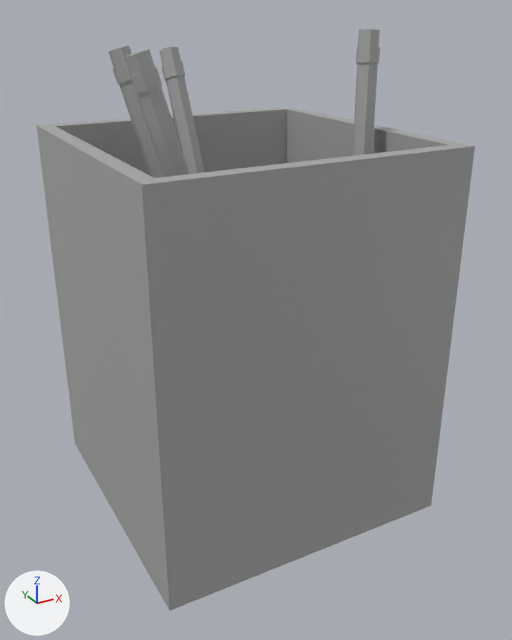
The FBX model WS_RLT/Assets/LA/Meshes/SM_Pen_Holder.fbx, before and after one commit.
The view is the same before and after, from a 50 mm camera at (-0.126, -0.244, 0.198) aimed at (0.003, -0.009, 0.08). The lights are fixed; the arrows at lower left show +X, +Y and +Z. Where no turn or scale is listed for an object, it has been applied to the vertices.
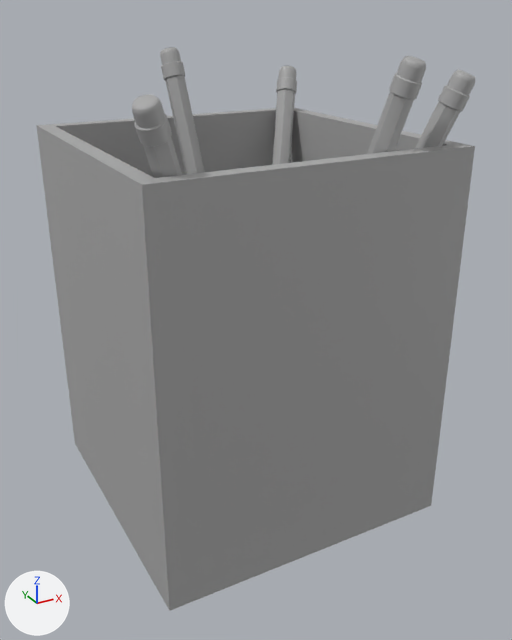
What differs and where, as boxes (x1, y1, x2, y2) in the pictures (512 x 640 px):
'pCylinder5', deleted: before (126, 49, 189, 177)
'pCylinder23', added: after (367, 56, 426, 154)
'pCylinder4', deleted: before (352, 29, 380, 156)
'pCylinder20', added: after (132, 94, 182, 178)
'pCylinder7', deleted: before (108, 46, 166, 178)
'pCylinder21', added: after (415, 69, 476, 149)
'pCylinder22', added: after (272, 65, 297, 165)

The change, as a list of edits to the scene's bpy script:
```text
Add me_mesh_002_1:
    me_mesh_002_1.from_pydata(...)  # 128 vertices, 126 faces; spans x -0.065..0.0, y -0.05..0.0, z 0.0..0.172
    me_mesh_002_1.materials.append(mat_standardsurface1)  # grey #aaaaaa
Add me_mesh_005:
    me_mesh_005.from_pydata(...)  # 128 vertices, 126 faces; spans x -0.001..0.033, y -0.052..0.0, z 0.0..0.18
    me_mesh_005.materials.append(mat_standardsurface1)  # grey #aaaaaa
Add me_mesh_003_1:
    me_mesh_003_1.from_pydata(...)  # 128 vertices, 126 faces; spans x 0.0..0.056, y -0.051..0.0, z 0.0..0.175
    me_mesh_003_1.materials.append(mat_standardsurface1)  # grey #aaaaaa
Add me_mesh_004_1:
    me_mesh_004_1.from_pydata(...)  # 128 vertices, 126 faces; spans x 0.0..0.055, y 0.0..0.069, z 0.0..0.17
    me_mesh_004_1.materials.append(mat_standardsurface1)  # grey #aaaaaa
Remove ob_pcylinder7:
    ob_pcylinder7 = bpy.data.objects.new('pCylinder7', me_mesh_003)
    ob_pcylinder7.location = (0.0044, -0.0096, 0.0039)
Remove ob_pcylinder5:
    ob_pcylinder5 = bpy.data.objects.new('pCylinder5', me_mesh_001)
    ob_pcylinder5.location = (0.0044, -0.0325, 0.0039)
Remove ob_pcylinder4:
    ob_pcylinder4 = bpy.data.objects.new('pCylinder4', me_mesh_002)
    ob_pcylinder4.location = (0.0353, -0.0325, 0.0039)
Add ob_pcylinder20:
    ob_pcylinder20 = bpy.data.objects.new('pCylinder20', me_mesh_002_1)
    ob_pcylinder20.location = (0.0044, -0.0096, 0.0039)
Add ob_pcylinder23:
    ob_pcylinder23 = bpy.data.objects.new('pCylinder23', me_mesh_005)
    ob_pcylinder23.location = (0.0044, -0.0096, 0.0039)
Add ob_pcylinder21:
    ob_pcylinder21 = bpy.data.objects.new('pCylinder21', me_mesh_003_1)
    ob_pcylinder21.location = (0.0044, -0.0096, 0.0039)
Add ob_pcylinder22:
    ob_pcylinder22 = bpy.data.objects.new('pCylinder22', me_mesh_004_1)
    ob_pcylinder22.location = (0.0044, -0.0096, 0.0039)
```
